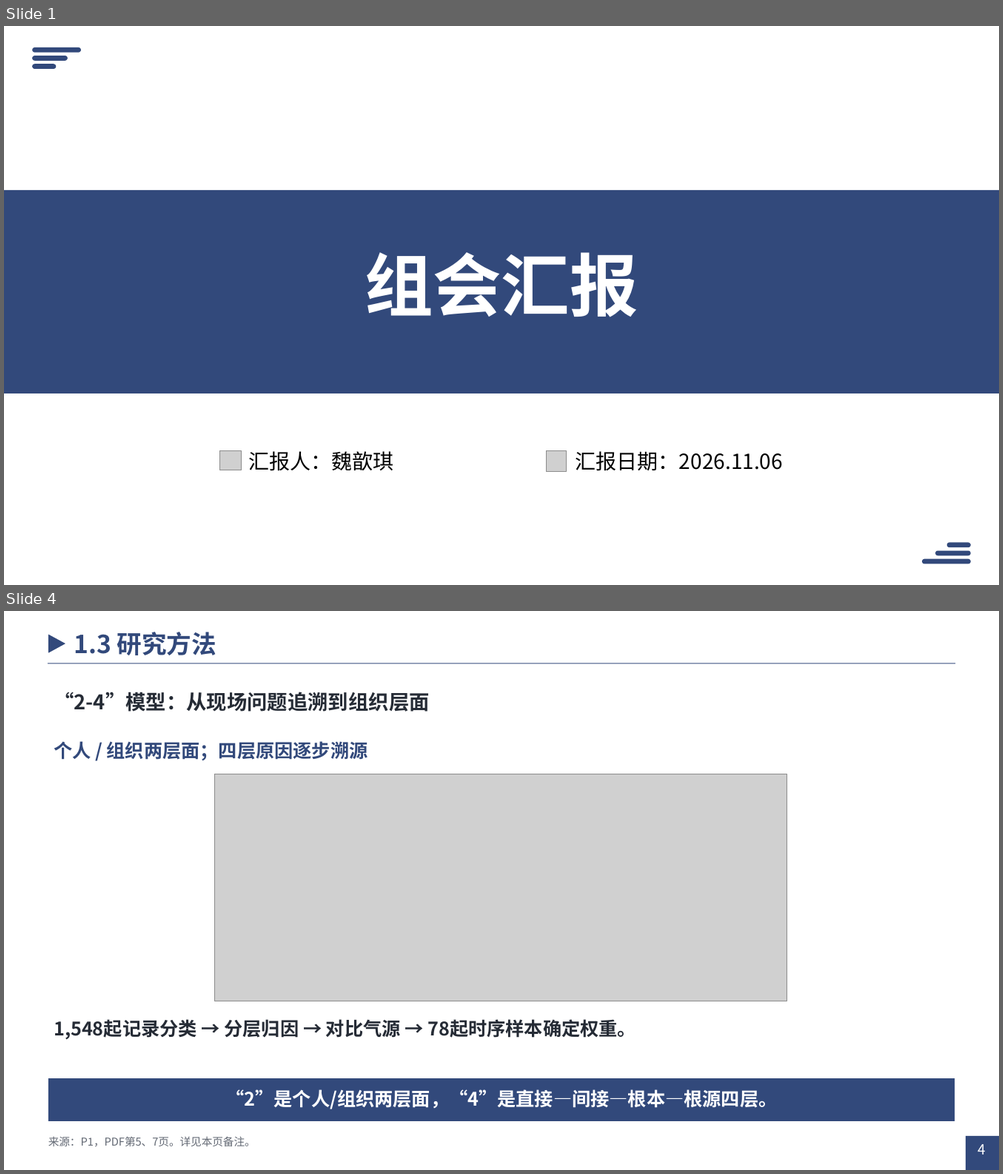
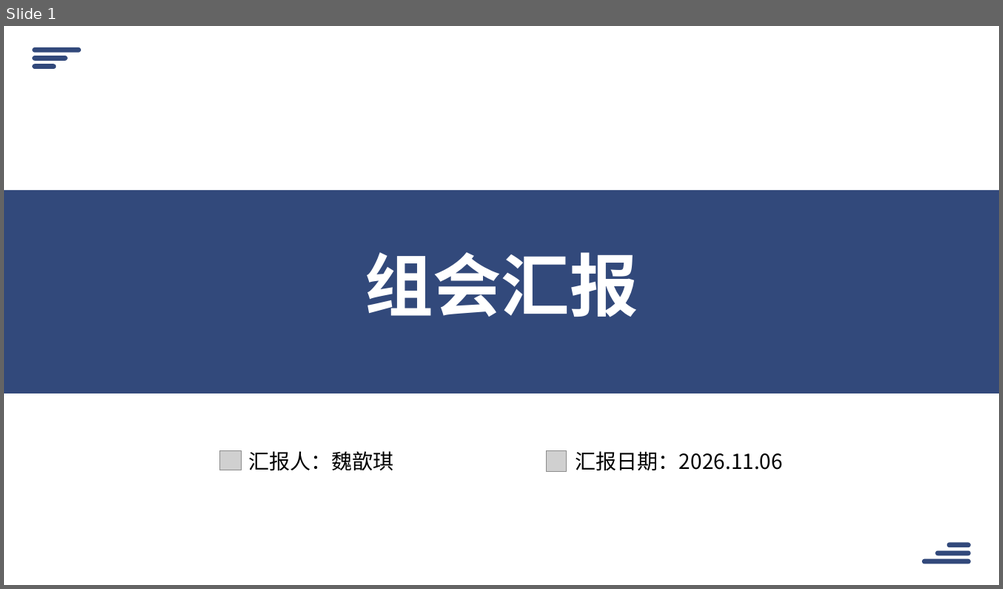
Before and after one commit to EmberCY0808/codex-ppt-skill, a slide deck: deliverables/gas-accidents-20261106/gas-accidents-7slides.pptx. Shown one above the other, each under a label of ours: slides 1 and 4 before the commit, slide 1 after it; the slides between them are not shown. The pictures are 1003x1174 and 1003x589 pixels, drawn with LibreOffice and Linux fonts; fonts in the diff are those of the drawing; grey boxes stand for pictures. Boxes give left, top, right and bottom in pixels: in the first picture for what was removed or moved away, otherwise in the second. Text is boxed around its words. In the diff, an @@ line names an element or a change of style, - is before the commit and + after.

```diff
--- a/deliverables/gas-accidents-20261106/gas-accidents-7slides.pptx
+++ b/deliverables/gas-accidents-20261106/gas-accidents-7slides.pptx
@@ slide 4 removed at (4,611,999,1170), background #FFFFFF @@
@@ text removed at (74,632,216,655) @@
-1.3 研究方法
@@ triangle removed at (48,634,65,652) @@
@@ rectangle removed at (47,664,956,664) @@
@@ text removed at (54,692,430,712) @@
-“2-4”模型：从现场问题追溯到组织层面
@@ text removed at (54,741,368,761) @@
-个人 / 组织两层面；四层原因逐步溯源
@@ picture removed at (214,775,787,1001) @@
@@ text removed at (54,1019,636,1039) @@
-1,548起记录分类 → 分层归因 → 对比气源 → 78起时序样本确定权重。
@@ rectangle removed at (48,1079,955,1122) @@
@@ text removed at (225,1090,777,1110) @@
-“2”是个人/组织两层面，“4”是直接—间接—根本—根源四层。
@@ text removed at (48,1136,256,1147) @@
-来源：P1，PDF第5、7页。详见本页备注。
@@ rectangle removed at (966,1136,999,1170) @@
@@ text removed at (977,1145,984,1155) @@
-4
```
Also in this commit, not shown: 5 slides changed, 1 slide added, 4 other files.
